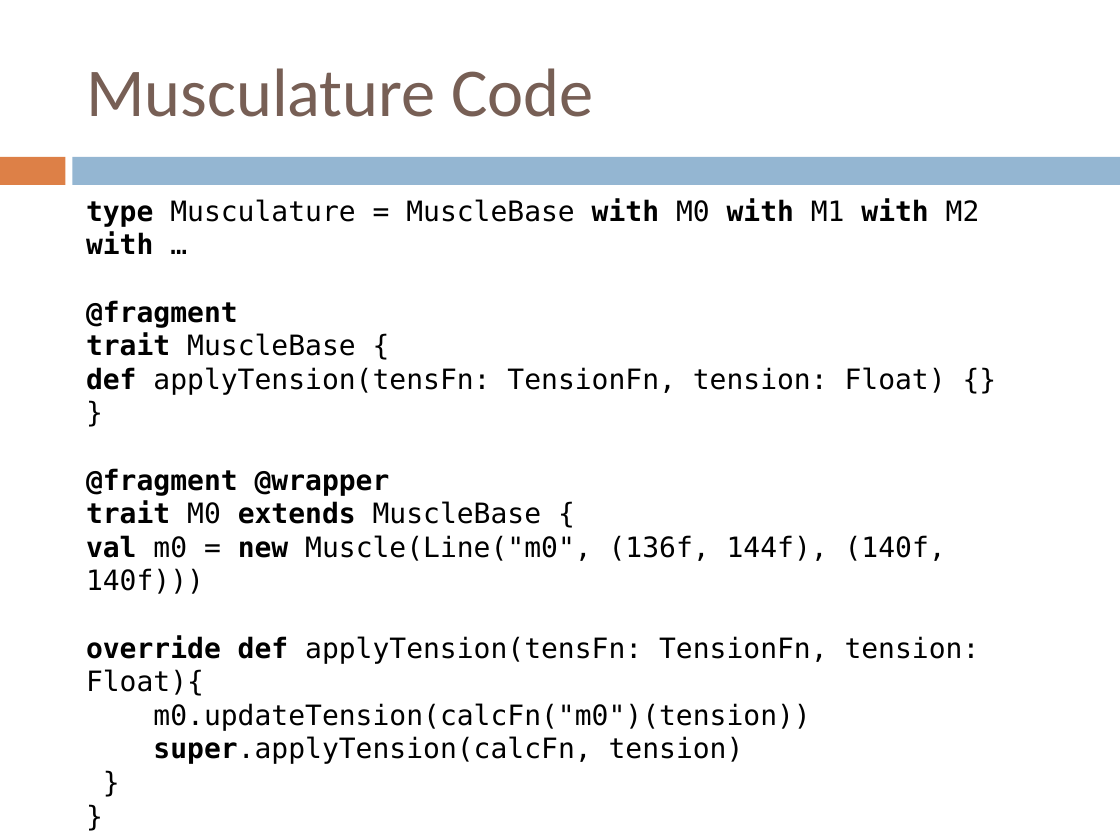
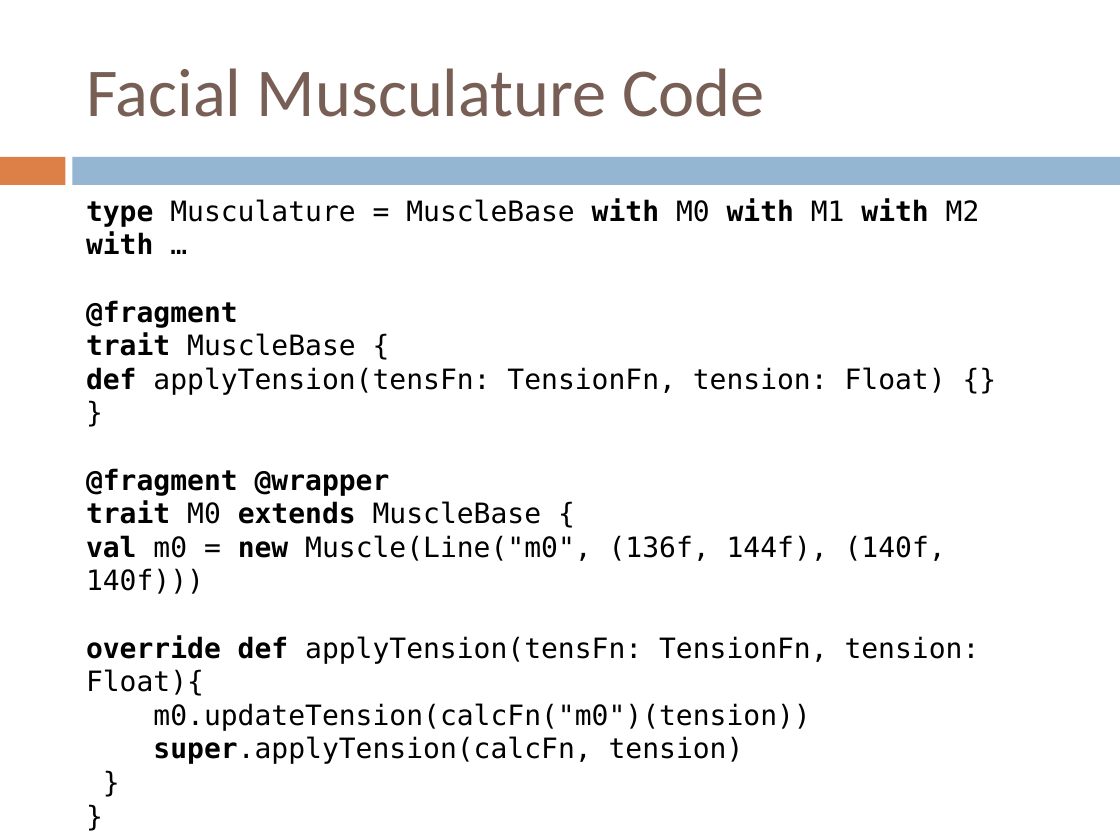
Before and after one commit to zslajchrt/morpheus, a slide deck: slide 14 of src/main/doc/papers/sdot2015.pptx. Drawn at 1120x840 pixels with LibreOffice and Linux fonts; fonts in the diff are those of the drawing. Boxes give left, top, right and bottom in pixels: in the first picture for what was removed or moved away, otherwise in the second. Text is boxed around its words. In the diff, an @@ line names an element or a change of style, - is before the commit and + after.

```diff
--- a/src/main/doc/papers/sdot2015.pptx
+++ b/src/main/doc/papers/sdot2015.pptx
@@ title at bbox=[86, 68, 764, 117]: text changed @@
-Musculature Code
+Facial Musculature Code
```
Also in this commit, not shown: 6 other slides changed, 3 slides added.
